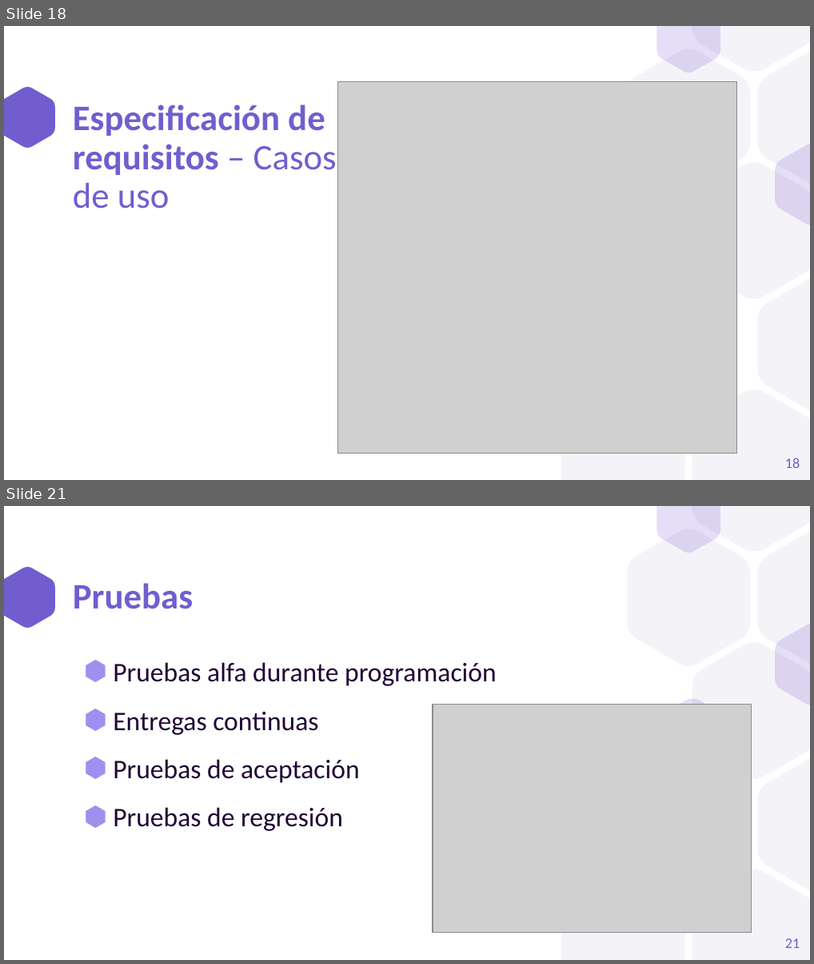
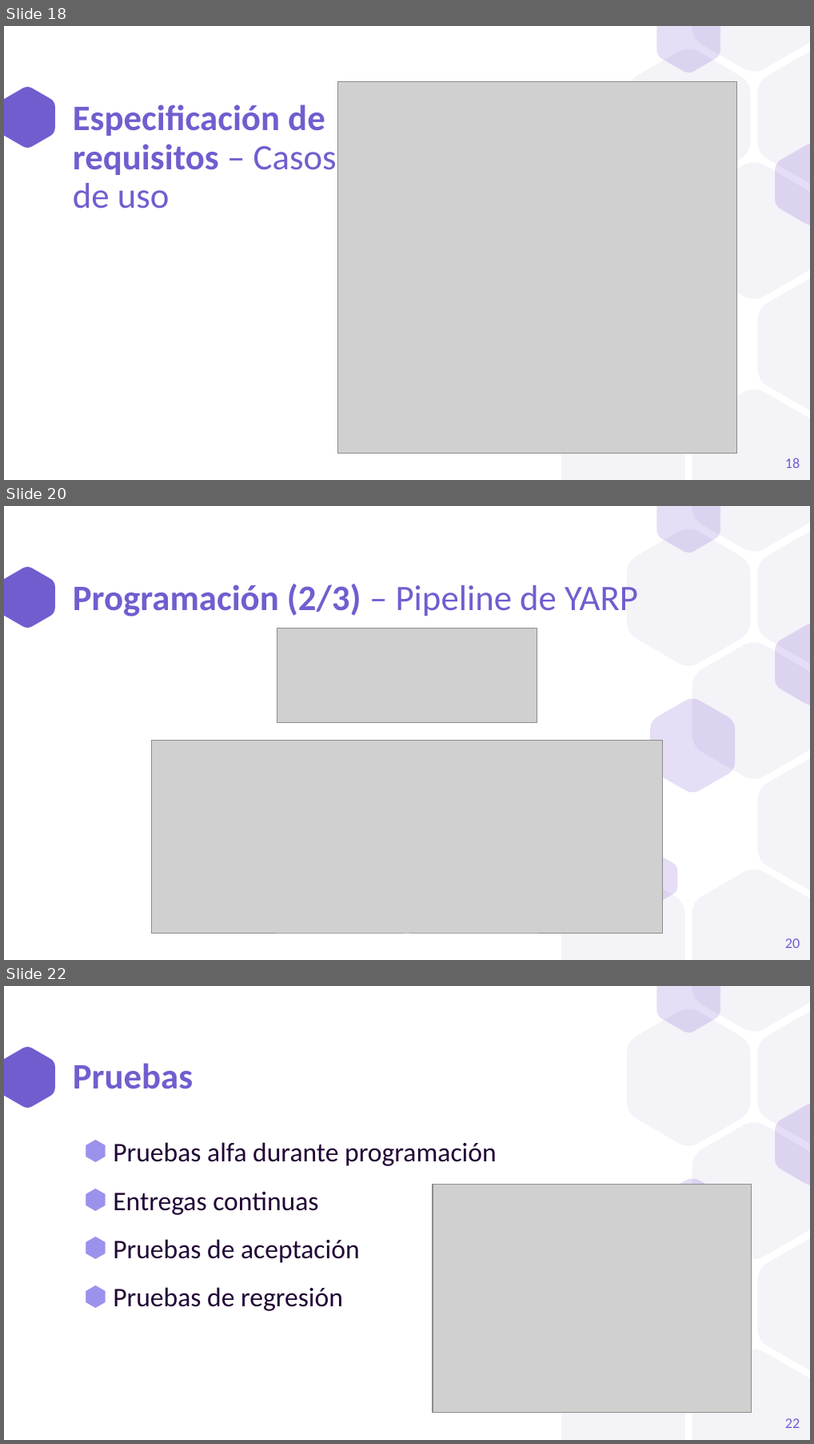
Before and after one commit to a1ex9788/TFG, a slide deck: TFG_AlejandroCarrion.pptx. Shown one above the other, each under a label of ours: slides 18 and 21 before the commit, slides 18, 20 and 22 after it; the slides between them are not shown. The pictures are 814x964 and 814x1444 pixels, drawn with LibreOffice and Linux fonts; fonts in the diff are those of the drawing; grey boxes stand for pictures. Boxes give left, top, right and bottom in pixels: in the first picture for what was removed or moved away, otherwise in the second. Text is boxed around its words. In the diff, an @@ line names an element or a change of style, - is before the commit and + after.

```diff
--- a/TFG_AlejandroCarrion.pptx
+++ b/TFG_AlejandroCarrion.pptx
@@ slide 20 added at <box>4,506,810,960</box>, background #FFFFFF; not listed: 11 template elements that a slide beside it also shows @@
@@ title added at <box>73,584,638,616</box>, 32 pt, text #725DCF, bold @@
+Programación (2/3) – Pipeline de YARP
@@ picture added at <box>278,628,537,723</box> @@
@@ picture added at <box>151,740,663,932</box> @@
@@ freeform shape added at <box>633,853,678,903</box>, fill #5322C9 at 15% opacity @@
@@ page number added at <box>786,938,800,948</box>, 13 pt, text #725DCF @@
+20
@@ what was slide 21 is now slide 22 @@
@@ page number at <box>786,1418,800,1428</box>: text changed @@
-21
+22
```
Also in this commit, not shown: 5 slides changed.
